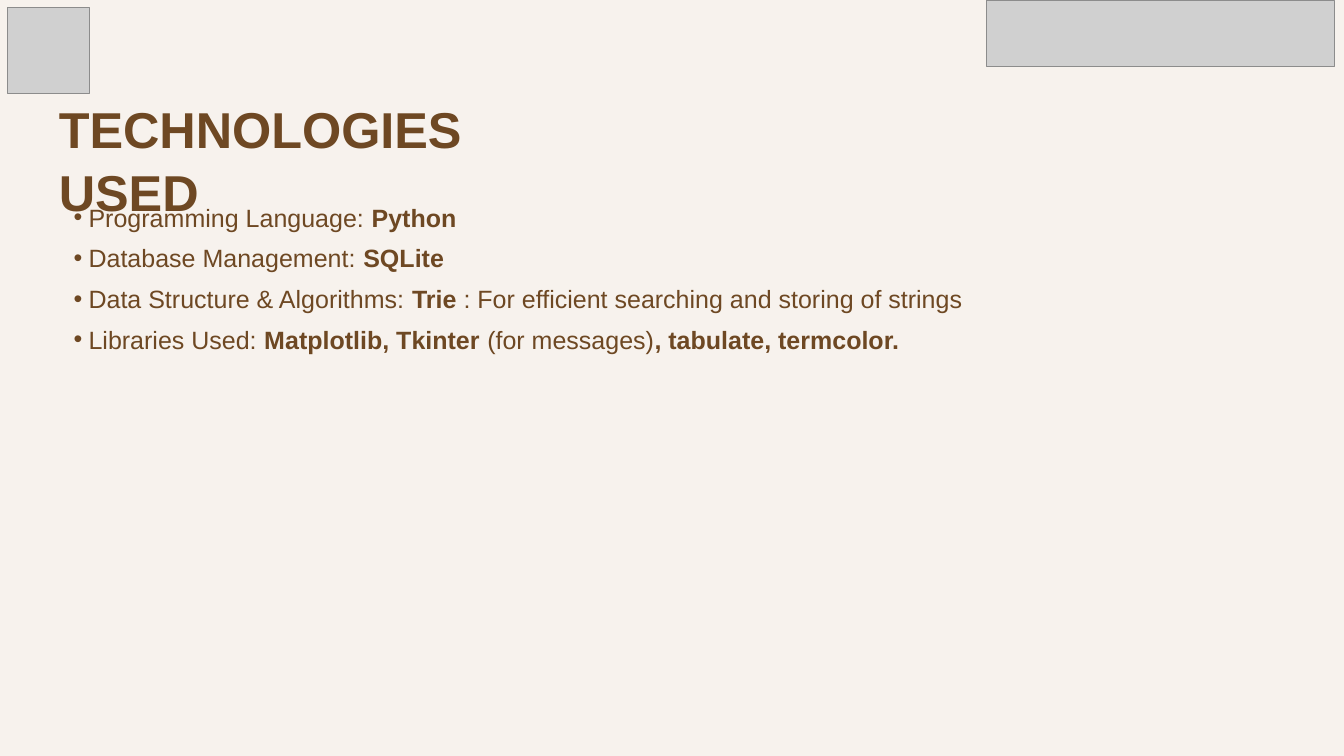
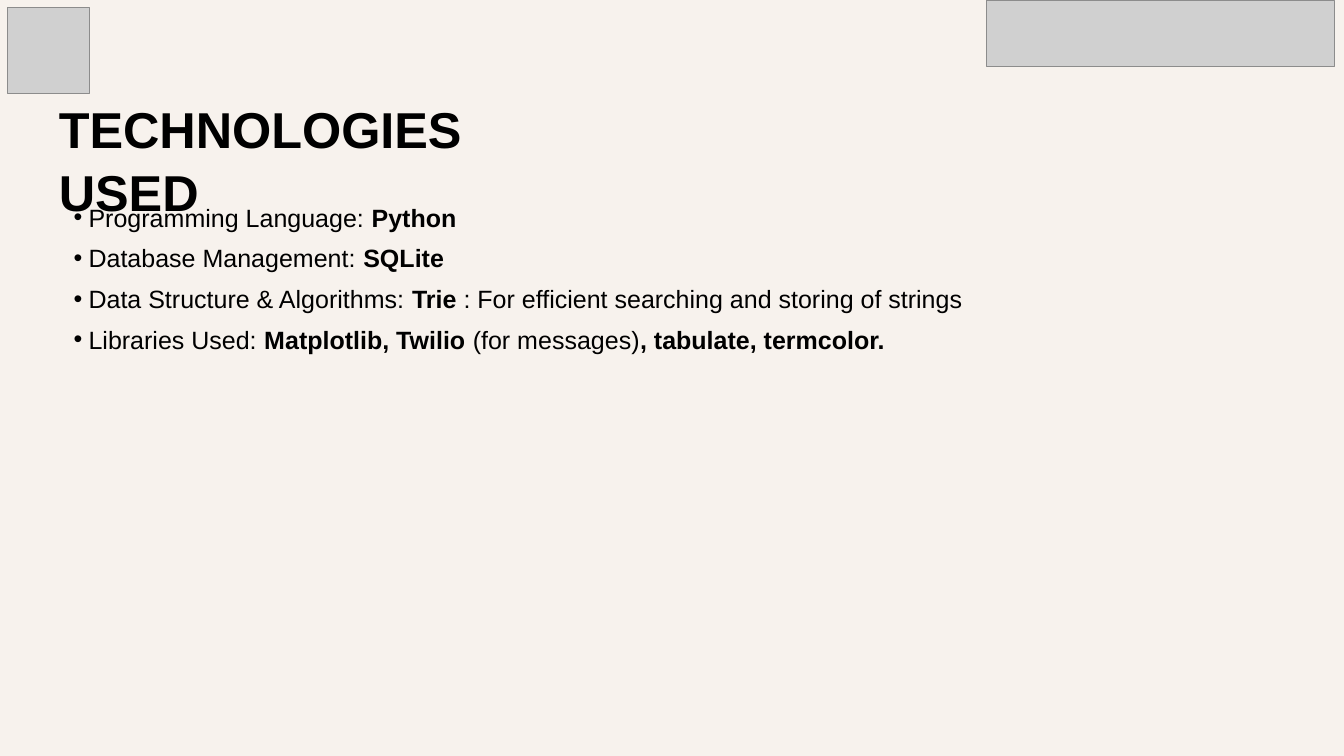
Before and after one commit to ishanshah018/Smart_Billing_and_Customer_Services_at_Store_Python, a slide deck: slide 7 of Smart-Billing-and-Customer-Services-At-Store.pptx.pptx. Drawn at 1344x756 pixels with LibreOffice and Linux fonts; fonts in the diff are those of the drawing; grey boxes stand for pictures. Boxes give left, top, right and bottom in pixels: in the first picture for what was removed or moved away, otherwise in the second. Text is boxed around its words. In the diff, an @@ line names an element or a change of style, - is before the commit and + after.

```diff
--- a/Smart-Billing-and-Customer-Services-At-Store.pptx.pptx
+++ b/Smart-Billing-and-Customer-Services-At-Store.pptx.pptx
@@ text colour #6E4823 to #000000 in 4 elements at (x1=59, y1=112, x2=462, y2=221), (x1=89, y1=207, x2=457, y2=233), (x1=89, y1=249, x2=444, y2=272), (x1=89, y1=290, x2=962, y2=314) @@
@@ text at (x1=89, y1=331, x2=885, y2=354): text changed; text colour #6E4823 to #000000 @@
-  • Libraries Used: Matplotlib, Tkinter (for messages), tabulate, termcolor.
+  • Libraries Used: Matplotlib, Twilio (for messages), tabulate, termcolor.
```
Also in this commit, not shown: 8 other slides changed, 2 other files.
